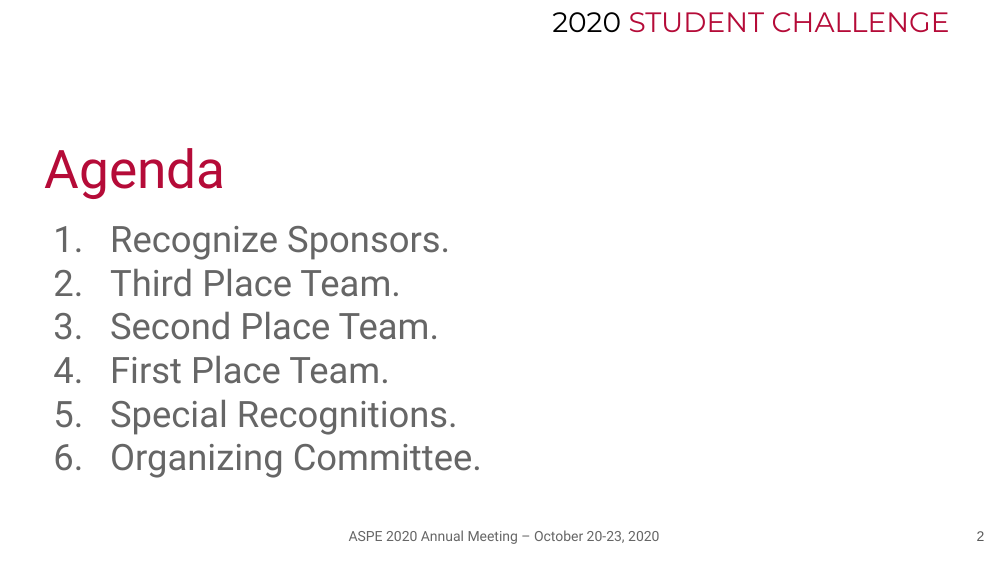
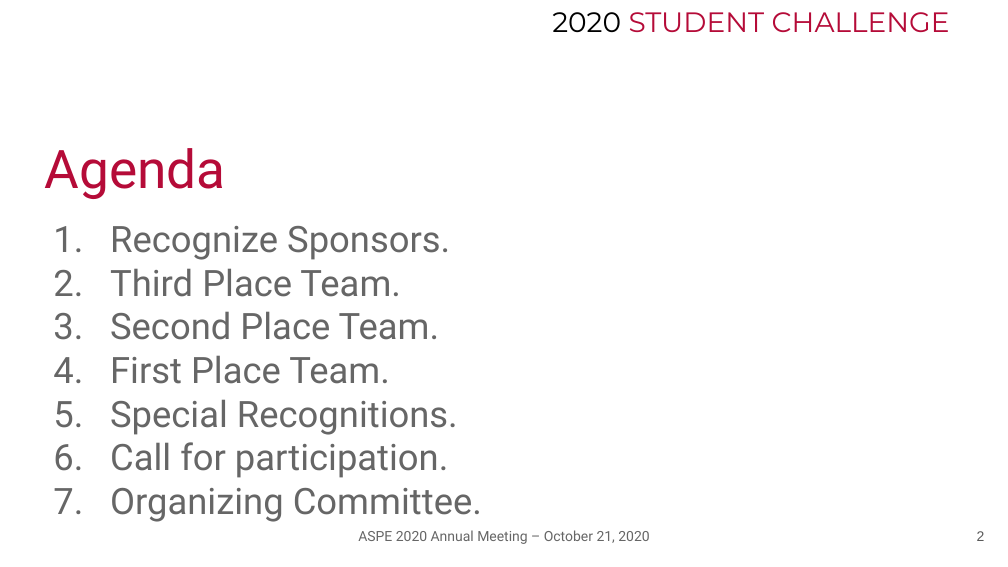
Before and after one commit to ASPE-student-challenge/2020, a slide deck: slide 2 of 2020 ASPE Recognitions...pptx. Drawn at 1008x567 pixels with LibreOffice and Linux fonts; fonts in the diff are those of the drawing; background and template pictures are left out. Boxes give left, top, right and bottom in pixels: in the first picture for what was removed or moved away, otherwise in the second. Text is boxed around its words. In the diff, an @@ line names an element or a change of style, - is before the commit and + after.

Commit message:
Update 2020 ASPE Recognitions...pptx
added two slides for recruting...

```diff
--- a/2020 ASPE Recognitions...pptx
+++ b/2020 ASPE Recognitions...pptx
@@ subtitle at (x1=110, y1=442, x2=448, y2=478): paragraph added @@
+6. Call for participation.
@@ text at (x1=358, y1=530, x2=649, y2=544): text changed @@
-ASPE 2020 Annual Meeting – October 20-23, 2020
+ASPE 2020 Annual Meeting – October 21, 2020
```
Also in this commit, not shown: 7 other slides changed, 2 slides added.
